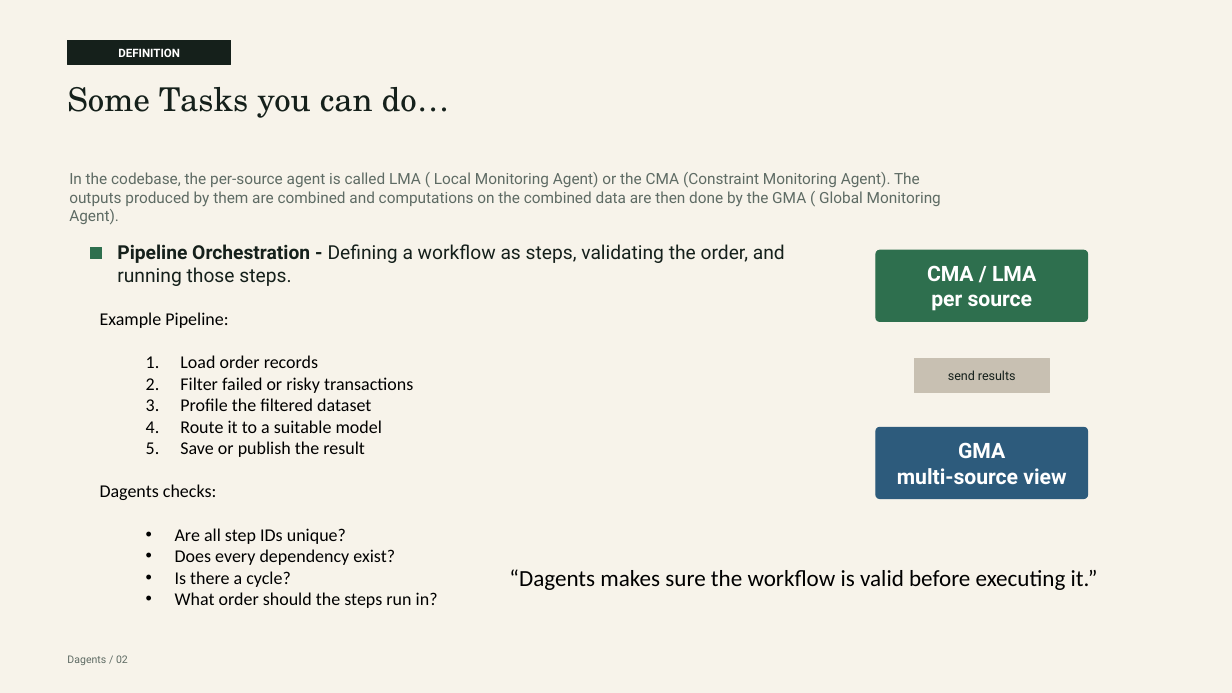
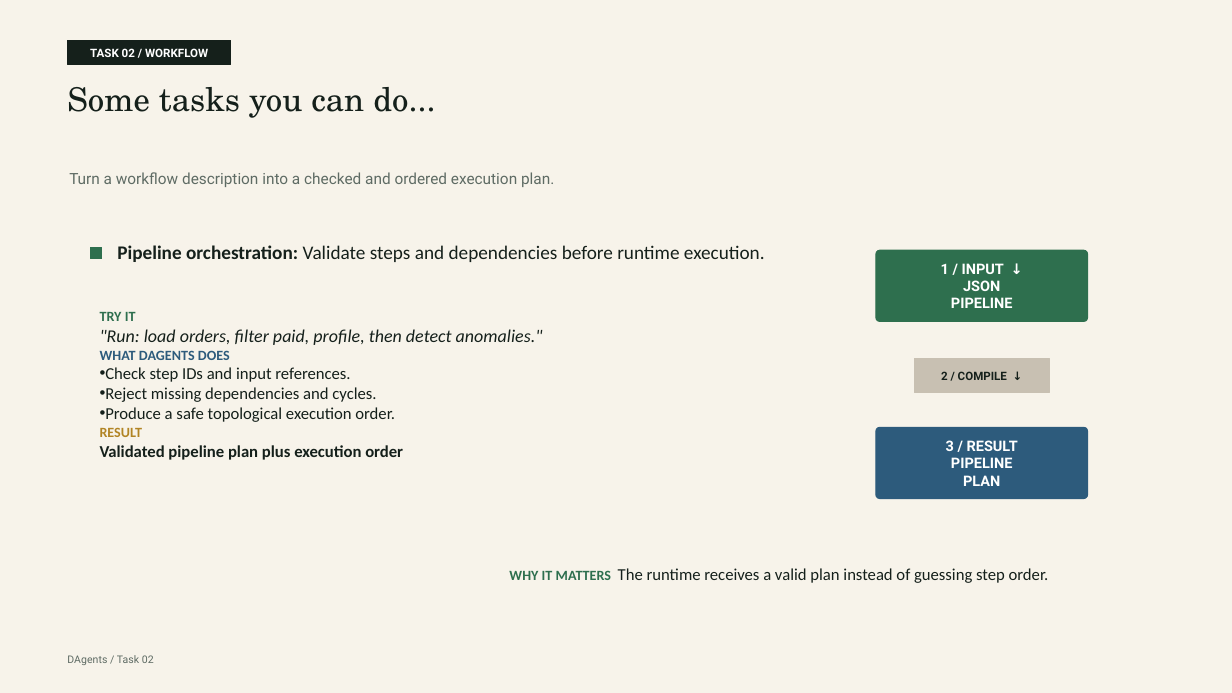
Before and after one commit to pradyunuydarp/Dagents, a slide deck: slide 4 of docs/presentation/dagents-project-presentation.pptx. Drawn at 1232x693 pixels with LibreOffice and Linux fonts; fonts in the diff are those of the drawing. Boxes give left, top, right and bottom in pixels: in the first picture for what was removed or moved away, otherwise in the second. Text is boxed around its words. In the diff, an @@ line names an element or a change of style, - is before the commit and + after.

```diff
--- a/docs/presentation/dagents-project-presentation.pptx
+++ b/docs/presentation/dagents-project-presentation.pptx
@@ text in rectangle at (90, 48, 208, 57): text changed @@
-DEFINITION
+TASK 02 / WORKFLOW
@@ text at (67, 87, 436, 118): text changed @@
-Some Tasks you can do…
+Some tasks you can do...
@@ text at (69, 172, 554, 187): text changed @@
-In the codebase, the per-source agent is called LMA ( Local Monitoring Agent) or the CMA (Constraint Monitoring Agent). The outputs produced by them are combined and computations on the combined data are then done by the GMA ( Global Monitoring Agent).
+Turn a workflow description into a checked and ordered execution plan.
@@ text at (117, 245, 765, 262): text changed; font Roboto to Calibri @@
-Pipeline Orchestration - Defining a workflow as steps, validating the order, and running those steps.
+Pipeline orchestration: Validate steps and dependencies before runtime execution.
@@ text in rounded rectangle at (941, 263, 1012, 308): text changed; size 16.5 to 11.2 pt @@
-CMA / LMA
-per source
+1 / INPUT ↓
+JSON
+PIPELINE
@@ text at (100, 312, 543, 460): text changed; size 14 to 13 pt; text colour #000000 to #15201B @@
-Example Pipeline:
-  1. Load order records
-  2. Filter failed or risky transactions
-  3. Profile the filtered dataset
-  4. Route it to a suitable model
-  5. Save or publish the result
-Dagents checks:
-  • Are all step IDs unique?
-  • Does every dependency exist?
-  • Is there a cycle?
-  • What order should the steps run in?
+TRY IT
+"Run: load orders, filter paid, profile, then detect anomalies."
+WHAT DAGENTS DOES
+• Check step IDs and input references.
+• Reject missing dependencies and cycles.
+• Produce a safe topological execution order.
+RESULT
+Validated pipeline plan plus execution order
@@ text in rectangle at (941, 371, 1007, 380): text changed; size 9.8 to 9 pt; bold on @@
-send results
+2 / COMPILE ↓
@@ text in rounded rectangle at (946, 440, 1018, 486): text changed; size 16.5 to 11.2 pt @@
-GMA
-multi-source view
+3 / RESULT
+PIPELINE
+PLAN
@@ text at (509, 568, 1049, 583): text changed; size 18 to 13 pt; text colour #000000 to #15201B @@
-“Dagents makes sure the workflow is valid before executing it.”
+WHY IT MATTERS The runtime receives a valid plan instead of guessing step order.
@@ text at (67, 655, 154, 665): text changed @@
-Dagents / 02
+DAgents / Task 02
```
Also in this commit, not shown: 9 other slides changed, 37 slides added, 41 other files.
